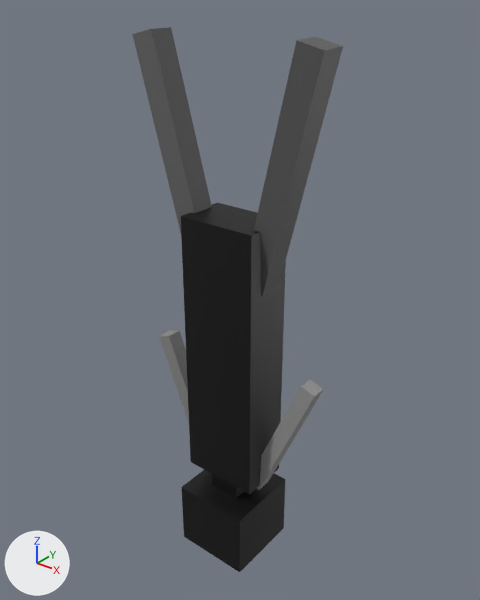
Before and after pictures for a commit that changed the glTF model src/game/assets/blender/char.glb.
Camera for both pictures: a 50 mm lens placed at (8.87, -10.71, 1.37), pointed at (0.07, 0.29, -5.46). The lights are fixed; the arrows at lower left show +X, +Y and +Z. Both versions are drawn at frame 6 of the action 'left_leg_walking'; the numbers are the values there.

Objects in the first picture: 'Head', 'Torso', 'left_arm', 'left_leg', 'right_arm', 'right_leg'.
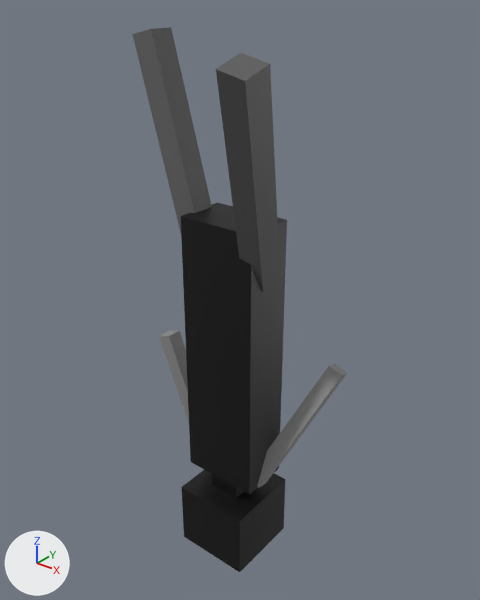
Edits to the bpy script that builds the scene:
```text
Change ob_left_arm:
    ob_left_arm.location: (1.5, -2.2, 0.0805) -> (1.5, -2.2, 0.65)
    ob_left_arm.rotation_euler: (-0.0497, 0.0, 0.349) -> (-0.401, 0.0, 0.349)  # degrees (-2.8, 0, 20) -> degrees (-23, 0, 20)
Change ob_left_leg:
    ob_left_leg.location: (1.5, -9.5, -0.125) -> (1.5, -9.5, -1.2)
    ob_left_leg.rotation_euler: (0.0497, 0.0, 0.244) -> (0.401, 0.0, 0.244)  # degrees (2.8, 0, 14) -> degrees (23, 0, 14)
```

Pixel boxes [x1, y1, x2, y2] of what changed, in the pictures (480 x 600 px):
'left_leg', moved, turned: before [254, 37, 343, 296]; after [216, 53, 280, 292]
'left_arm', moved, turned: before [257, 380, 324, 490]; after [257, 364, 347, 487]
